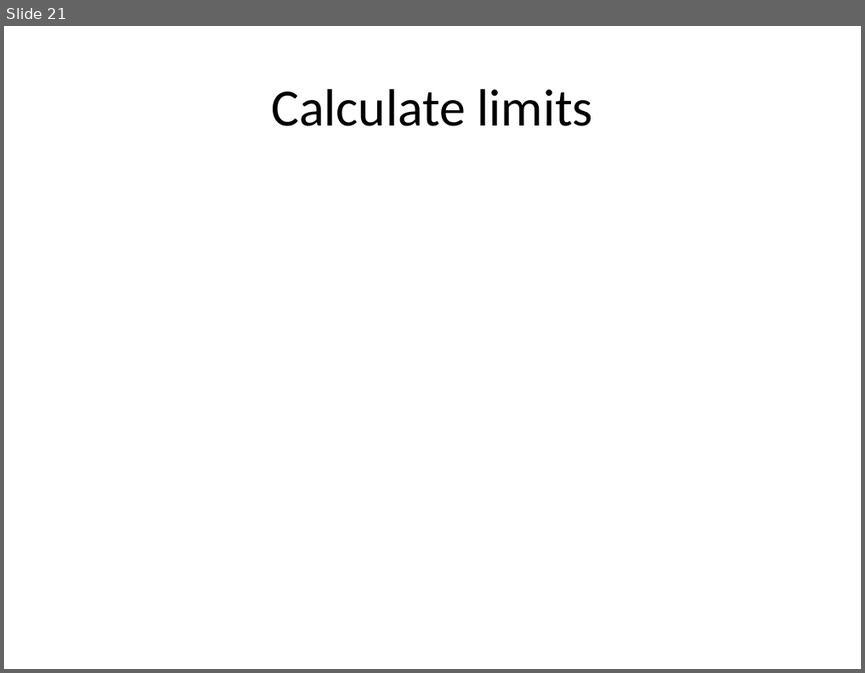
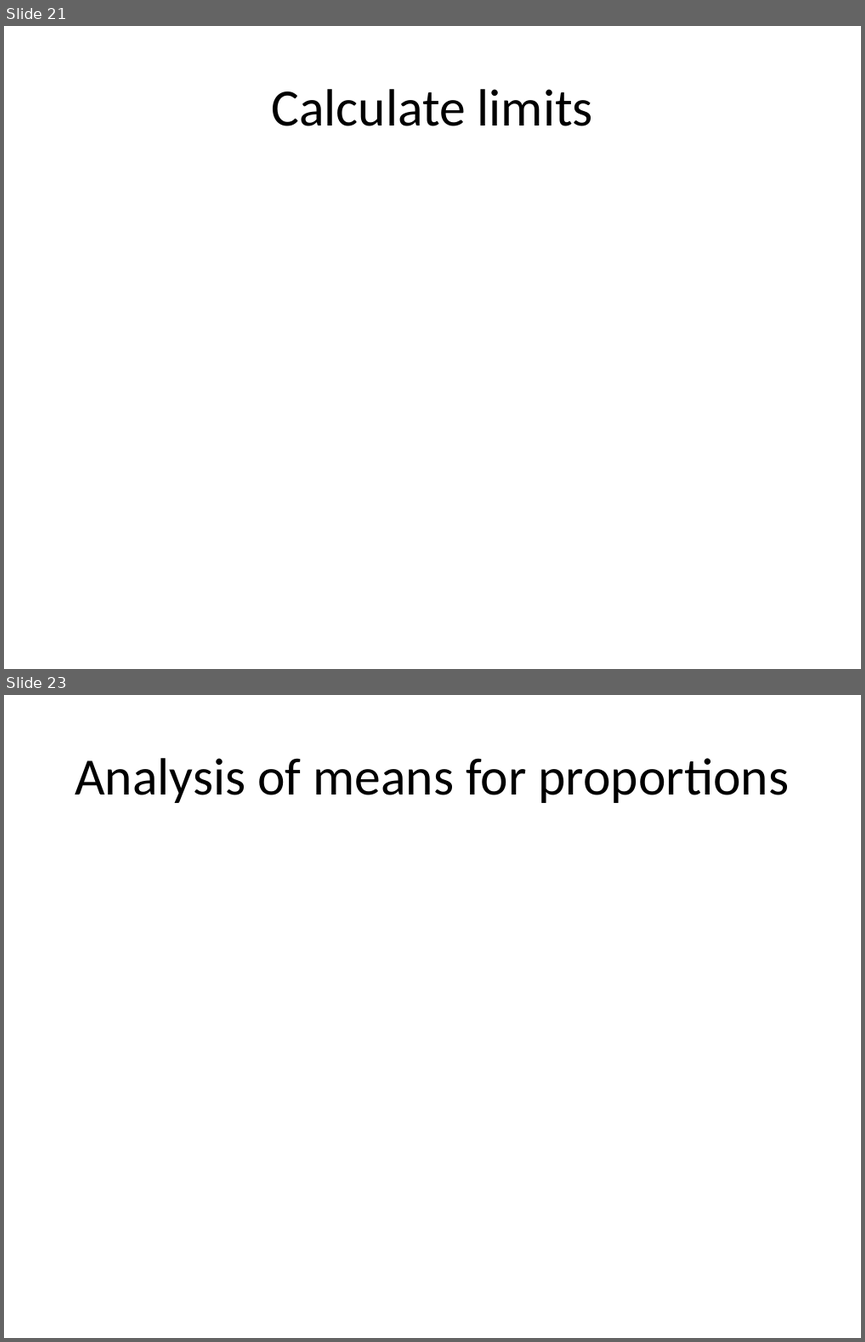
Before and after one commit to pmean/papers-and-presentations, a slide deck: anom/anom-talk.pptx. Shown one above the other, each under a label of ours: slide 21 before the commit, slides 21 and 23 after it; the slides between them are not shown. The pictures are 865x673 and 865x1342 pixels, drawn with LibreOffice and Linux fonts; fonts in the diff are those of the drawing. Boxes give left, top, right and bottom in pixels: in the first picture for what was removed or moved away, otherwise in the second. Text is boxed around its words. In the diff, an @@ line names an element or a change of style, - is before the commit and + after.

```diff
--- a/anom/anom-talk.pptx
+++ b/anom/anom-talk.pptx
@@ slide 23 added at [4, 695, 861, 1338], background #FFFFFF @@
@@ title added at [75, 758, 789, 803], 44 pt, text #000000 @@
+Analysis of means for proportions
```
Also in this commit, not shown: 9 slides changed, 5 other slides added, 2 other files.
